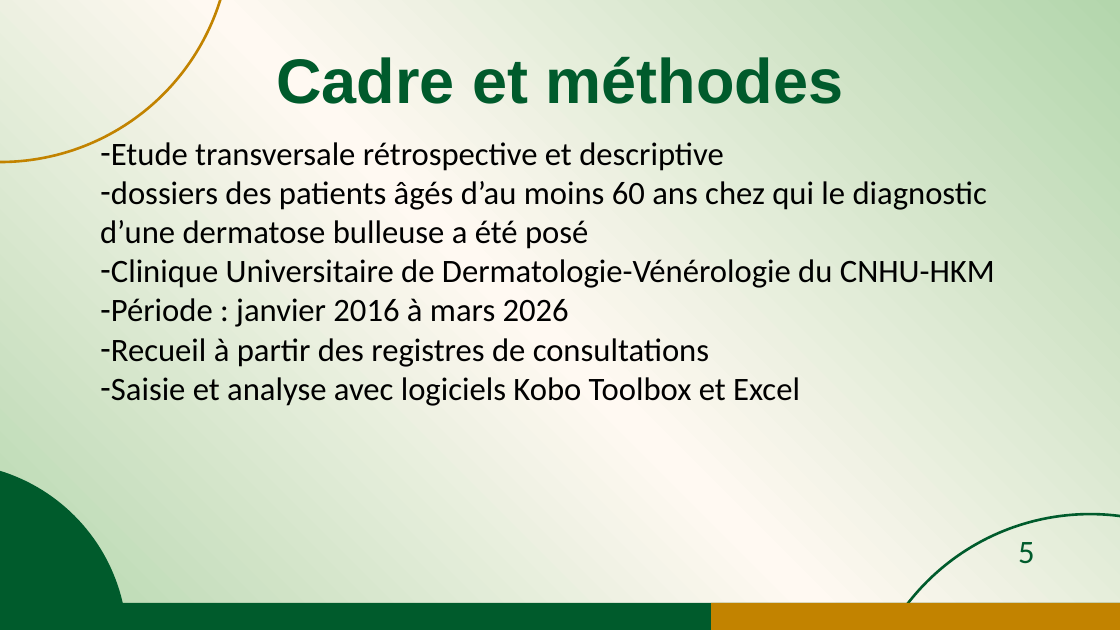
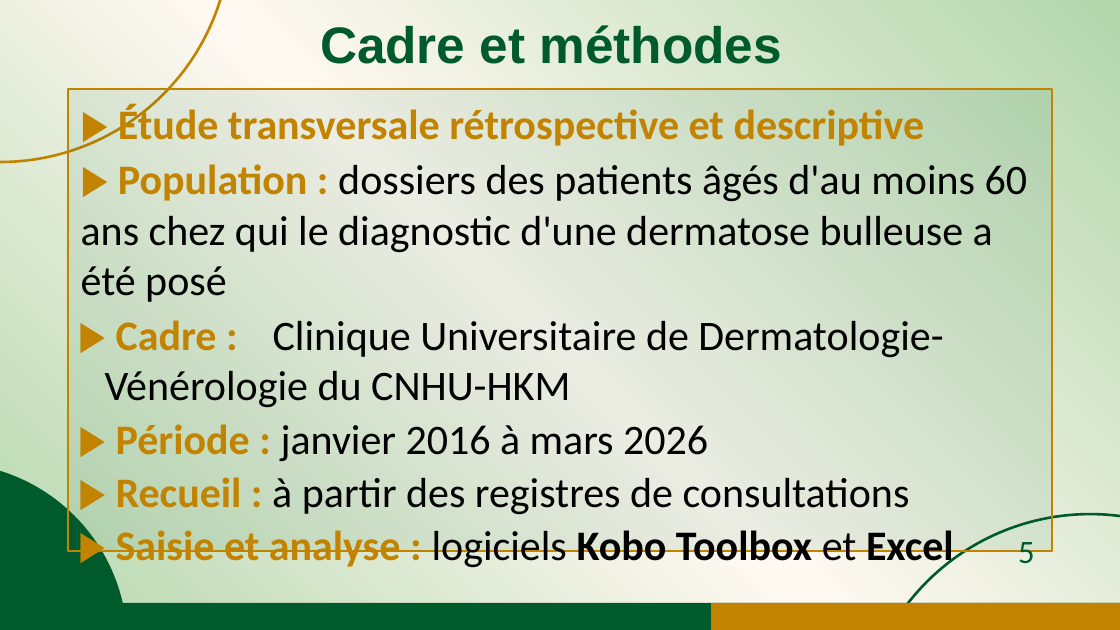
Before and after one commit to jicorporate/GFMP, a slide deck: slide 5 of Communication Orale_JDA1_sujets agés_30mai.pptx. Drawn at 1120x630 pixels with LibreOffice and Linux fonts; fonts in the diff are those of the drawing. Boxes give left, top, right and bottom in pixels: in the first picture for what was removed or moved away, otherwise in the second. Text is boxed around its words. In the diff, an @@ line names an element or a change of style, - is before the commit and + after.

```diff
--- a/Communication Orale_JDA1_sujets agés_30mai.pptx
+++ b/Communication Orale_JDA1_sujets agés_30mai.pptx
@@ text "Cadre et méthodes": place and size @@
-text "Cadre et méthodes" at bbox=[276, 57, 843, 104]
+text "Cadre et méthodes" at bbox=[320, 25, 782, 64]
@@ text "Cadre et méthodes" at bbox=[320, 25, 782, 64]: size 54 to 44 pt @@
@@ subtitle "▶ Étude transversale rétrospective et ...": place and size @@
-subtitle "▶ Étude transversale rétrospective et ..." at bbox=[100, 142, 995, 406]
+subtitle "▶ Étude transversale rétrospective et ..." at bbox=[68, 89, 1052, 550]
@@ subtitle "▶ Étude transversale rétrospective et ..." at bbox=[68, 89, 1052, 550]: fill none to #005B2C at 8% opacity; outline none to #C28300 1.5 pt @@
@@ subtitle at bbox=[81, 105, 1028, 571]: text changed; size 28 to 36 pt @@
-– Etude transversale rétrospective et descriptive
-– dossiers des patients âgés d’au moins 60 ans chez qui le diagnostic d’une dermatose bulleuse a été posé
-– Clinique Universitaire de Dermatologie-Vénérologie du CNHU-HKM
-– Période : janvier 2016 à mars 2026
-– Recueil à partir des registres de consultations
-– Saisie et analyse avec logiciels Kobo Toolbox et Excel
+▶ Étude transversale rétrospective et descriptive
+▶ Population : dossiers des patients âgés d'au moins 60 ans chez qui le diagnostic d'une dermatose bulleuse a été posé
+▶ Cadre : Clinique Universitaire de Dermatologie-Vénérologie du CNHU-HKM
+▶ Période : janvier 2016 à mars 2026
+▶ Recueil : à partir des registres de consultations
+▶ Saisie et analyse : logiciels Kobo Toolbox et Excel
```
Also in this commit, not shown: 2 other slides changed, 5 slides added, 5 slides removed.
